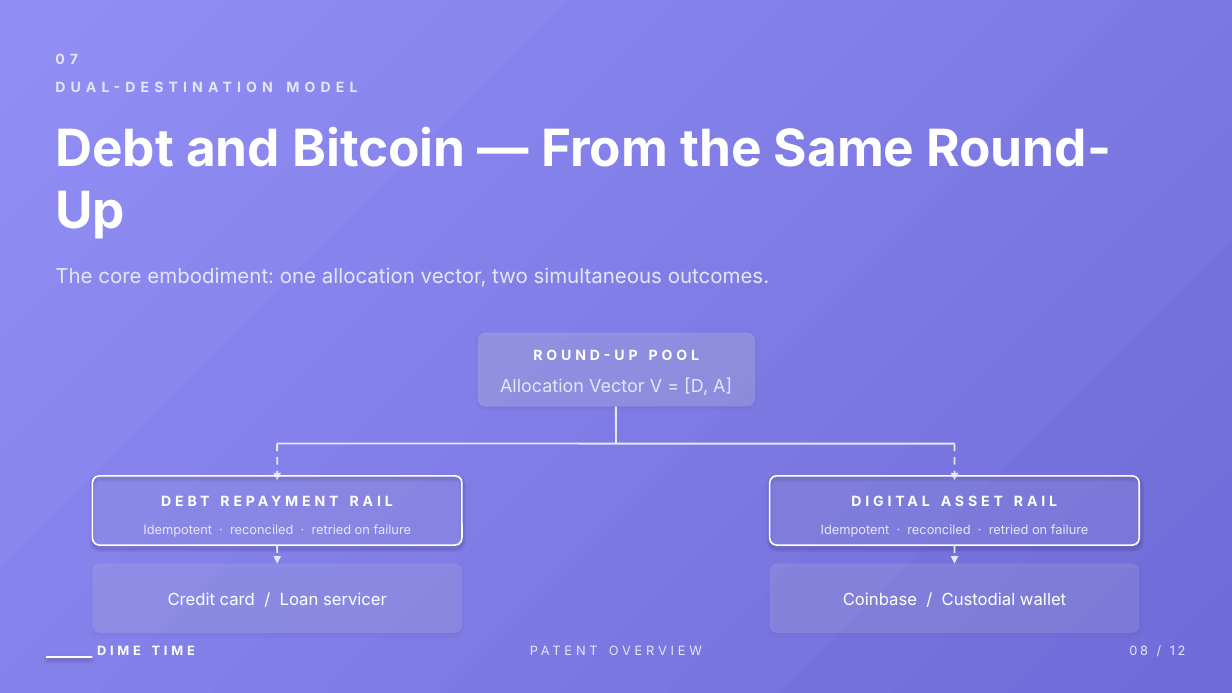
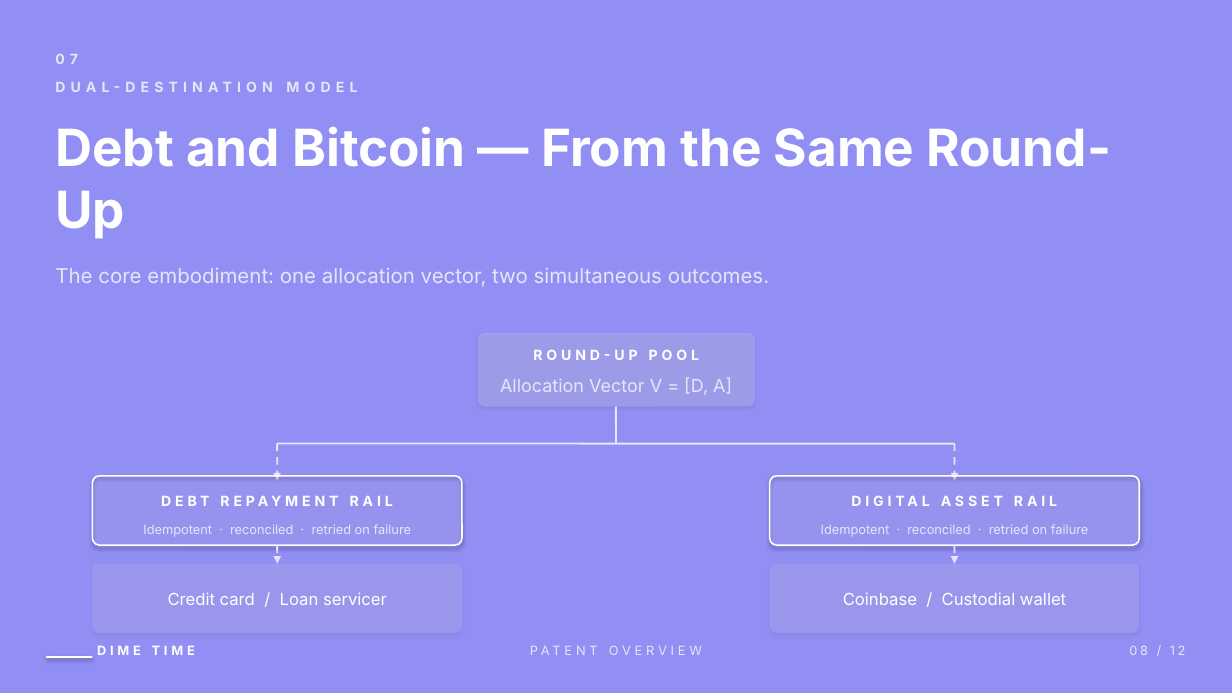
Before and after one commit to Dime-Time/Dime-Time-Technologies, a slide deck: slide 8 of attached_assets/patent-deck-slides/dime-time-patent-deck.pptx. Drawn at 1232x693 pixels with LibreOffice and Linux fonts; fonts in the diff are those of the drawing. Boxes give left, top, right and bottom in pixels: in the first picture for what was removed or moved away, otherwise in the second. Text is boxed around its words. In the diff, an @@ line names an element or a change of style, - is before the commit and + after.

```diff
--- a/attached_assets/patent-deck-slides/dime-time-patent-deck.pptx
+++ b/attached_assets/patent-deck-slides/dime-time-patent-deck.pptx
@@ background gradient #918EF4 to #6F6CD9 to #918EF4 @@
```
Also in this commit, not shown: 11 other slides changed, 15 other files.
